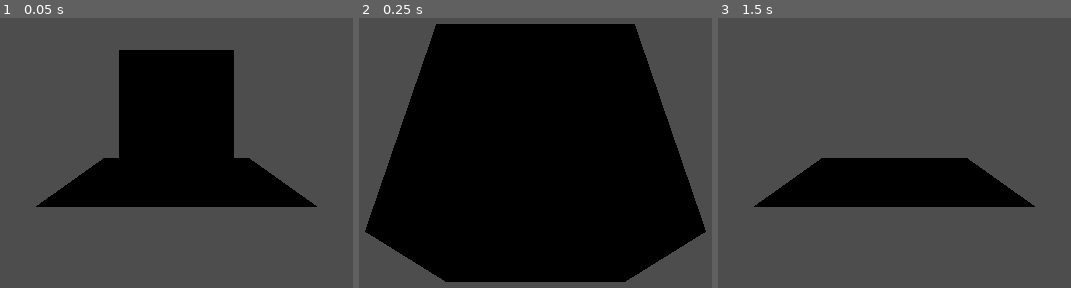
Above: before the commit, frames 1-3 (left to right).
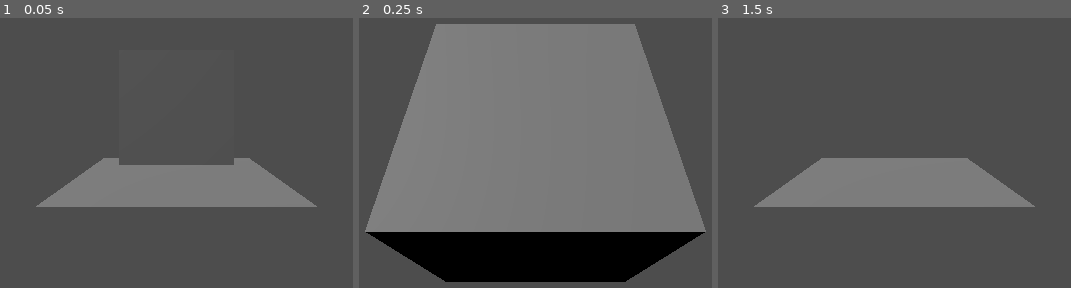
Above: after the commit, the same moments.

Repository: rafikTim/godproject
Game: Godot game, scene res://scee/game.tscn
Two runs of this game, one before a commit and one after it. Both use one fixed random seed, a clock stepped at 60 frames per second and the inputs below.
Inputs:
- Up to frame 1 (0.05 s): no input
- Up to frame 2 (0.25 s): no input
- Up to frame 3 (1.5 s): tap Enter at 1.25 s

The runs differ from the first frame. In frame 1, 24% of the frame differs, in the area x 10-90%, y 11-70%; in frame 2, 59%, in the area x 1-99%, y 2-80%; in frame 3, 11%.

Commit message:
Добавил свет

Diff:
--- a/scee/game.tscn
+++ b/scee/game.tscn
@@ -36,3 +36,6 @@
 transform = Transform3D(1, 0, 0, 0, 1, 0, 0, 0, 1, 0, -0.710817, 0)
 mesh = SubResource("PlaneMesh_f8k3l")
 skeleton = NodePath("")
+
+[node name="DirectionalLight3D" type="DirectionalLight3D" parent="."]
+transform = Transform3D(0.648875, 0.349338, -0.675962, 0.377528, 0.623504, 0.684628, 0.660632, -0.699432, 0.272691, -10.136, 1.80483, 6.94639)
